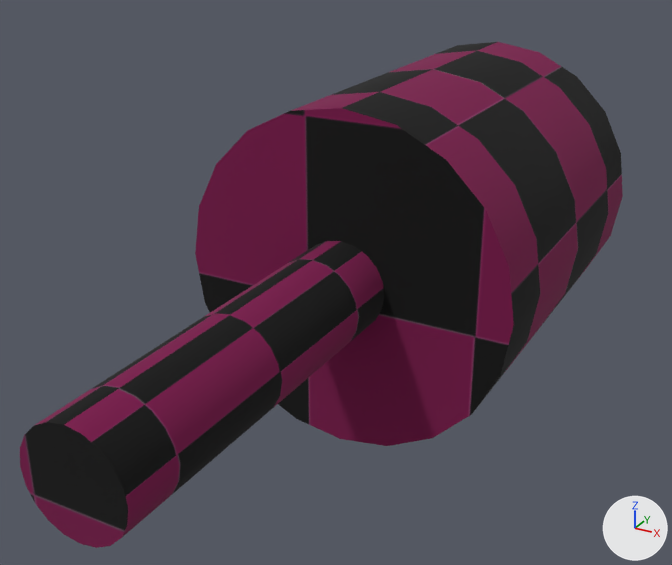
What one commit did to the OBJ model WorkingDir/Media/Models/Thread_v01.obj.
One viewpoint serves both versions: a 50 mm lens placed at (2.78, -6.58, 3.82), pointed at (-0.55, -0.52, 0.79). Lighting does not change. The marker at lower right points along +X, +Y and +Z. Where no turn or scale is listed for an object, it has been applied to the vertices.

Names of what the first picture shows: 'Thread_v01'.
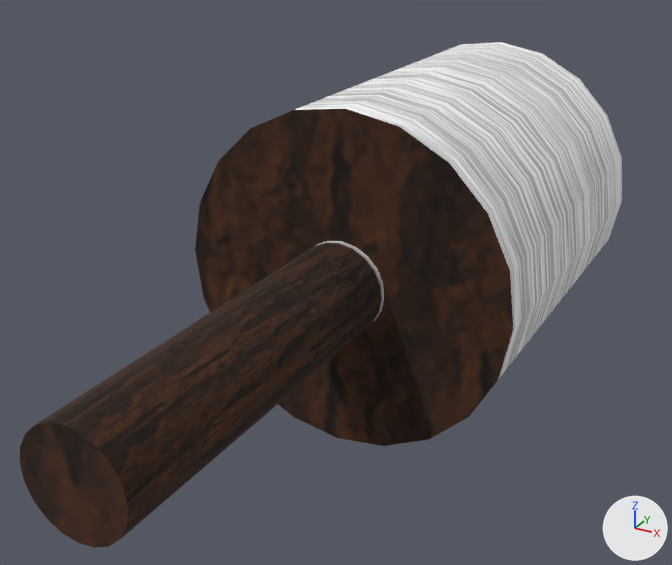
Pixel boxes (x1, y1, x2, y2) of what changed, in the pictures (672 x 565 px):
'Thread_v01', surface changed, mesh turned: before (20, 42, 623, 548); after (20, 42, 622, 548)

Patch to the scene script:
```diff
--- a/WorkingDir/Media/Models/Thread_v01.obj.py
+++ b/WorkingDir/Media/Models/Thread_v01.obj.py
@@ img_thread_png @@
+img_thread_png = load_image('Thread.png', 'Thread.png', 512, 512, 'sRGB')
@@ mat_lambert2sg @@
 mat_lambert2sg = principled_material('lambert2SG')
-mat_lambert2sg.texture = img_thread_v01_png
+mat_lambert2sg.texture = img_thread_png
 mat_lambert2sg.roughness = 1.0
@@ me_thread_v01 @@
 me_thread_v01.from_pydata(...)  # 120 vertices, 236 faces; spans x -1.23..1.23, y -4.04..4.04, z 0.0..2.47
 # used by ob_thread_v01; location = (0.0, 0.0, 0.0)
+# me_thread_v01 part 1: the whole mesh is turned -178.6 degrees about the y axis through its middle
 me_thread_v01.materials.append(mat_lambert2sg)
```
